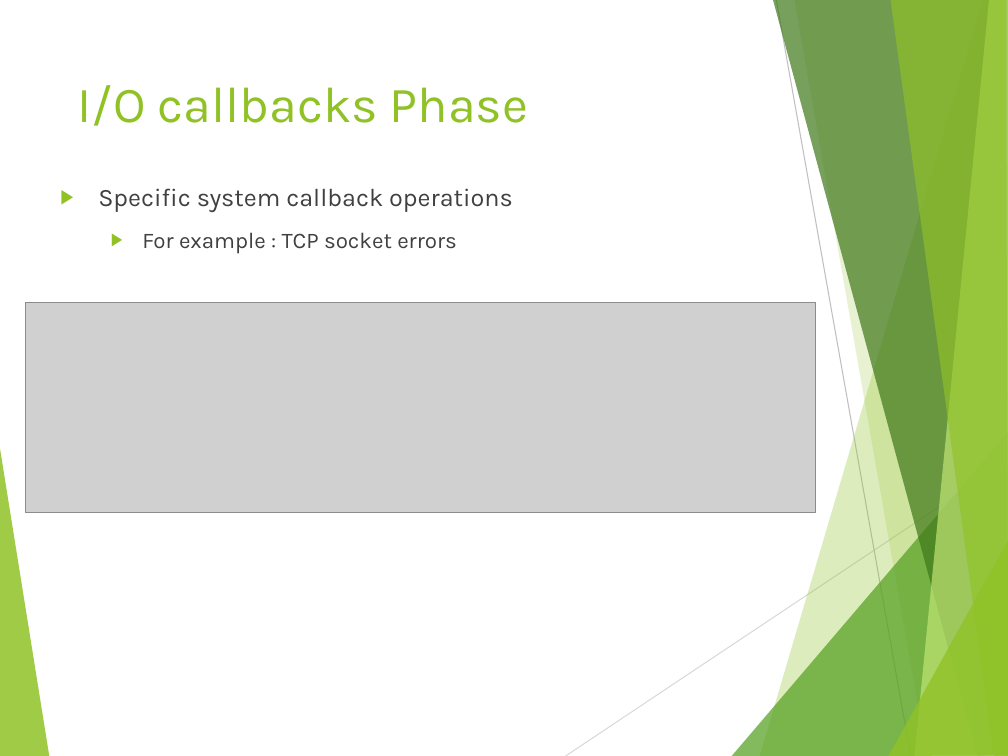
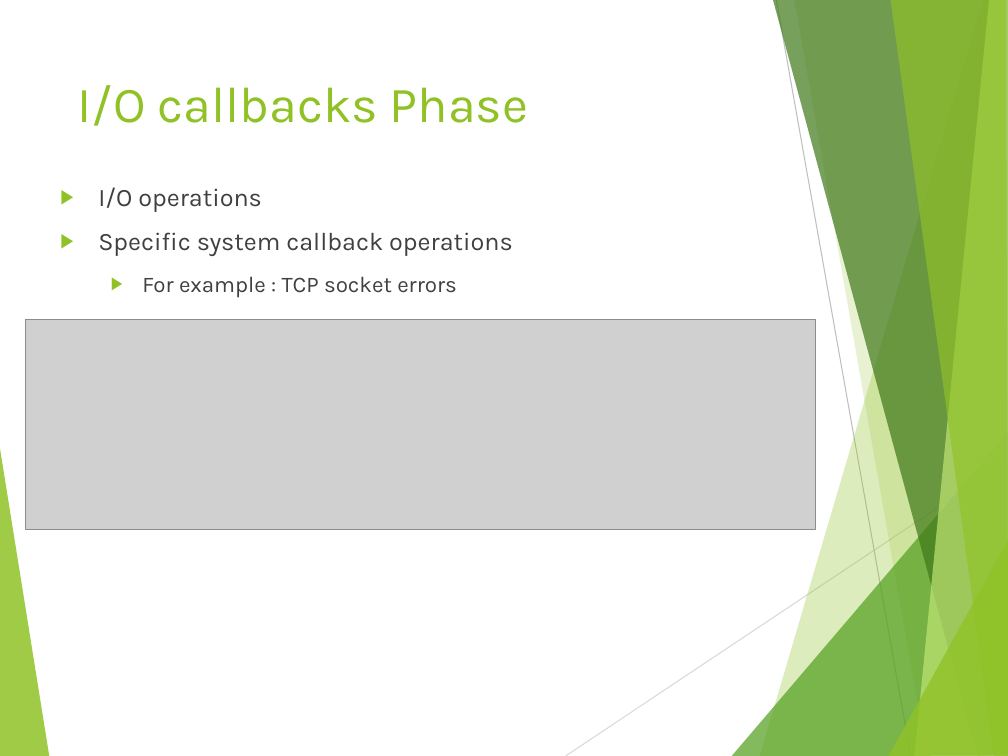
Before and after one commit to tamarstern/MyNodeJSCourse, a slide deck: slide 28 of day1/event_loop_deep_dive/event_loop_deep_dive.pptx (slide 24 before the commit). Drawn at 1008x756 pixels with LibreOffice and Linux fonts; fonts in the diff are those of the drawing; grey boxes stand for pictures. Boxes give left, top, right and bottom in pixels: in the first picture for what was removed or moved away, otherwise in the second. Text is boxed around its words. In the diff, an @@ line names an element or a change of style, - is before the commit and + after.

```diff
--- a/day1/event_loop_deep_dive/event_loop_deep_dive.pptx
+++ b/day1/event_loop_deep_dive/event_loop_deep_dive.pptx
@@ text at [98, 187, 262, 212]: paragraph added @@
+▶ I/O operations
@@ picture: place and size @@
-picture at [25, 302, 815, 512]
+picture at [25, 320, 815, 529]
```
Also in this commit, not shown: 5 other slides changed, 4 slides added, 3 other files.
